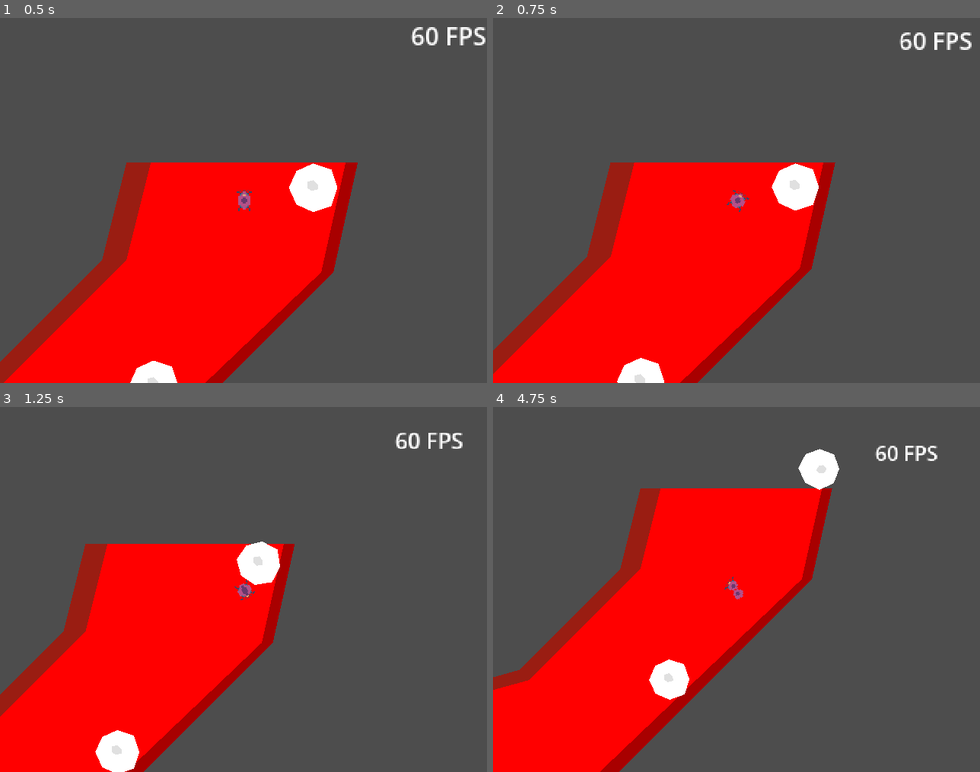
Above: before the commit, frames 1-4 (two rows, left to right).
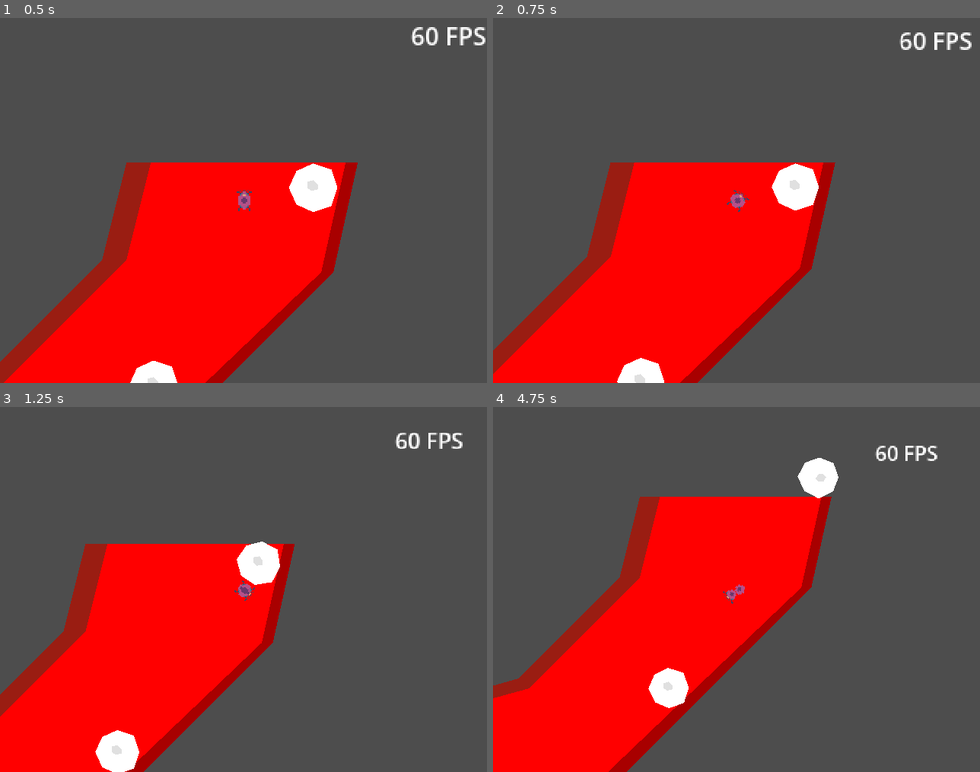
Above: after the commit, the same moments.

Repository: BertrandBordage/Bloody-Sarcoma
Game: Godot game, scene res://level_0.tscn
The game is run twice, just before and just after one commit, with the same random seed, the same clock (stepped at 60 frames per second) and the same inputs.
Inputs (mouse positions are in pixels of both pictures, inside the frame that each line leads up to):
- Up to frame 1 (0.5 s): no input
- Up to frame 2 (0.75 s): tap Enter (ui_accept) at 0.5 s; move the mouse to (843, 182) at 0.52 s; hold Right (ui_right) from 0.53 s (still down); click (843, 182) at 0.67 s
- Up to frame 3 (1.25 s): keep holding Right (ui_right); tap Enter (ui_accept) at 0.77 s
- Up to frame 4 (4.75 s): release Right (ui_right) at 1.25 s; drag from (639, 607) to (712, 662) at 1.27 s; move the mouse to (785, 509) at 2.02 s; hold Right (ui_right) 2.03-2.75 s; click (785, 509) at 2.17 s; drag from (712, 662) to (590, 534) at 2.77 s; move the mouse to (882, 644) at 3.52 s; hold Left (ui_left) 3.53-4.25 s; click (882, 644) at 3.67 s; tap Enter (ui_accept) at 3.77 s; drag from (590, 534) to (663, 498) at 4.27 s

Frame 1 is identical in both runs. In frame 2, less than 0.1% of the frame differs, in the area x 47-53%, y 47-54%; in frame 3, less than 0.1%; in frame 4, 4.9%, in the area x 0-72%, y 11-100%.

Commit message:
Rotates cells towards the mouse.

Diff:
--- a/PlayableCellCluster.gd
+++ b/PlayableCellCluster.gd
@@ -15,8 +15,9 @@
     var direction = Input.get_vector("ui_left", "ui_right", "ui_up", "ui_down")
     %CellCluster.movement_force = ACCELERATION * direction
     var smoothed_position = %CellCluster.smoothed_position
-    if direction != Vector2.ZERO:
-        %CellCluster.look_at = direction
+    var viewport = get_viewport()
+    var viewport_size = viewport.get_visible_rect().size
+    %CellCluster.look_at = ((viewport.get_mouse_position() - viewport_size / 2) / viewport_size).normalized()
     %Camera2D.position = smoothed_position
     smoothed_zoom = (
         ZOOM_SMOOTHING * smoothed_zoom
